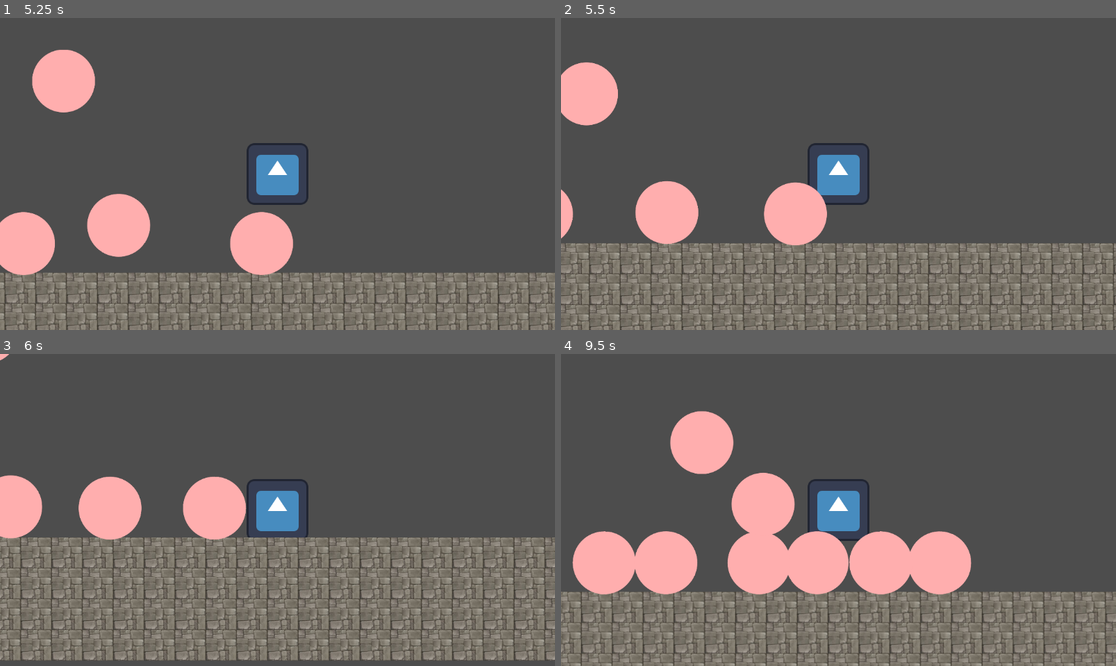
Above: before the commit, frames 1-4 (two rows, left to right).
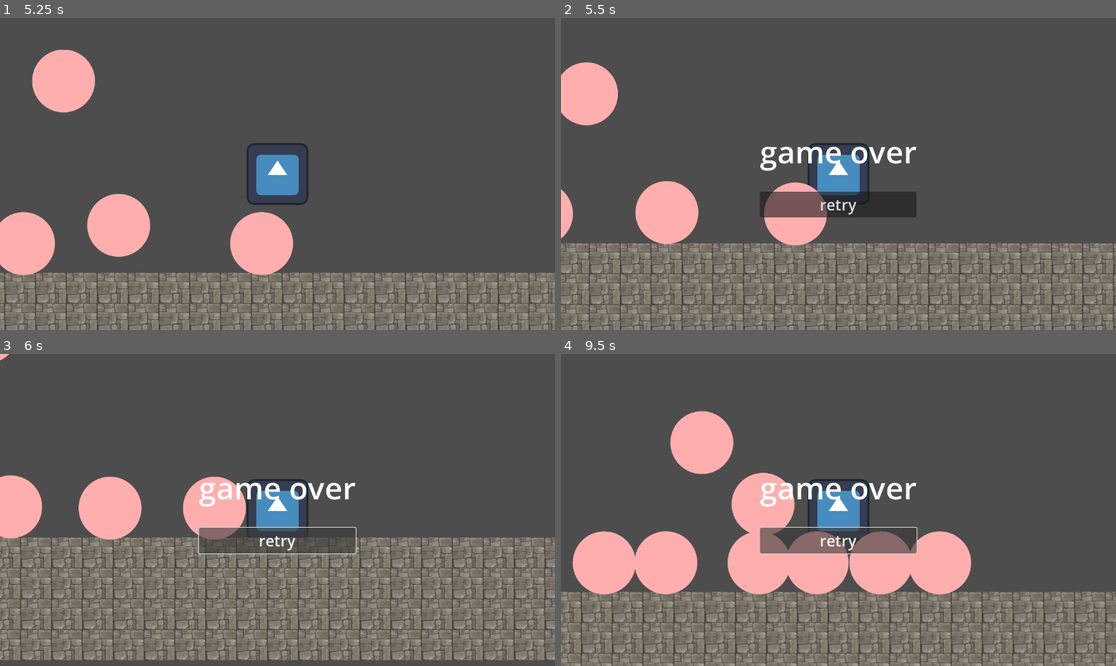
Above: after the commit, the same moments.

Repository: Sogrief/stairs
Game: Godot game, scene res://scenes/level/main.tscn
Two runs of this game, one before a commit and one after it. Both use one fixed random seed, a clock stepped at 60 frames per second and the inputs below. The engine's default icon, where the game draws it, is replaced by a stand-in: a white triangle on a blue panel in a dark square.
Inputs (mouse positions are in pixels of both pictures, inside the frame that each line leads up to):
- Up to frame 1 (5.25 s): hold Right (move_right) 0.53-2.03 s; tap Up (jump) at 0.77, 1.52, 3.02, 3.77, 4.52 s; hold Left (move_left) 2.03-2.78 s; hold Right (move_right) 2.78-4.28 s; hold Left (move_left) 4.28-5.03 s; hold Right (move_right) from 5.03 s (still down)
- Up to frame 2 (5.5 s): keep holding Right (move_right)
- Up to frame 3 (6 s): release Right (move_right) at 5.75 s; click (277, 541) at 5.75 s, where only the run after the commit has a clickable "retry"
- Up to frame 4 (9.5 s): click (838, 541) at 6.5 s, where only the run after the commit has a clickable "retry"; click (838, 541) at 7.25 s, where only the run after the commit has a clickable "retry"; hold Left (move_left) from 8.03 s (still down); tap Up (jump) at 8.27, 9.02 s

Frame 1 is identical in both runs. In frame 2, 3.0% of the frame differs, in the area x 35-65%, y 41-64%; in frame 3, 2.5%; in frame 4, 2.6%.

Commit message:
création d'un premier menu de game over et affichage de celui-ci quand le joueur meurt

Diff:
--- /dev/null
+++ b/scenes/UI/game_over_menu.tscn
@@ -0,0 +1,33 @@
+[gd_scene format=3 uid="uid://bo211cm2ca2h"]
+
+[node name="game_over_menu" type="CanvasLayer"]
+
+[node name="menu" type="Control" parent="."]
+layout_mode = 3
+anchors_preset = 15
+anchor_right = 1.0
+anchor_bottom = 1.0
+grow_horizontal = 2
+grow_vertical = 2
+
+[node name="center_container" type="CenterContainer" parent="menu"]
+layout_mode = 1
+anchors_preset = 15
+anchor_right = 1.0
+anchor_bottom = 1.0
+grow_horizontal = 2
+grow_vertical = 2
+
+[node name="vbox_container" type="VBoxContainer" parent="menu/center_container"]
+layout_mode = 2
+theme_override_constants/separation = 40
+
+[node name="label" type="Label" parent="menu/center_container/vbox_container"]
+layout_mode = 2
+theme_override_font_sizes/font_size = 64
+text = "game over"
+
+[node name="button" type="Button" parent="menu/center_container/vbox_container"]
+layout_mode = 2
+theme_override_font_sizes/font_size = 32
+text = "retry"
--- a/scenes/level/main.tscn
+++ b/scenes/level/main.tscn
@@ -1,9 +1,10 @@
-[gd_scene load_steps=5 format=3 uid="uid://dlh4j7baqcd0a"]
+[gd_scene load_steps=6 format=3 uid="uid://dlh4j7baqcd0a"]
 
 [ext_resource type="PackedScene" uid="uid://pklwlhm18nvx" path="res://scenes/stairs/stair.tscn" id="1_x3s6r"]
 [ext_resource type="PackedScene" uid="uid://burikkdqjftcb" path="res://scenes/player/player.tscn" id="2_tvdgu"]
 [ext_resource type="PackedScene" uid="uid://d3pv7pb8xkfho" path="res://scenes/projectiles/projectile.tscn" id="3_6vax7"]
 [ext_resource type="Script" path="res://scenes/projectiles/scripts/spawn_projectiles.gd" id="3_gllfd"]
+[ext_resource type="PackedScene" uid="uid://bo211cm2ca2h" path="res://scenes/UI/game_over_menu.tscn" id="5_yfgjh"]
 
 [node name="main" type="Node2D"]
 
@@ -19,4 +20,8 @@
 script = ExtResource("3_gllfd")
 projectile = ExtResource("3_6vax7")
 
+[node name="game_over_menu" parent="." instance=ExtResource("5_yfgjh")]
+unique_name_in_owner = true
+visible = false
+
 [connection signal="child_entered_tree" from="projectiles" to="player" method="_on_projectiles_child_entered_tree"]
--- a/scenes/player/scripts/player.gd
+++ b/scenes/player/scripts/player.gd
@@ -6,7 +6,7 @@
 const JUMP_VELOCITY : float = -550.0
 
 #autres variables
-@onready var projectile_spawner = %projectiles
+@onready var game_over_menu := %game_over_menu
 var gravity : int = 980
 var jump_count : int = 0
 var wall_jump_sensitivity : int = 10 #velocité minimal en y pour pouvoir effectuer le prochain wall jump
@@ -31,7 +31,7 @@
 
 
 func death():
-	print("death")
+	game_over_menu.show()
 
 func _on_area_2d_body_entered(body):
 	if body is TileMap:
